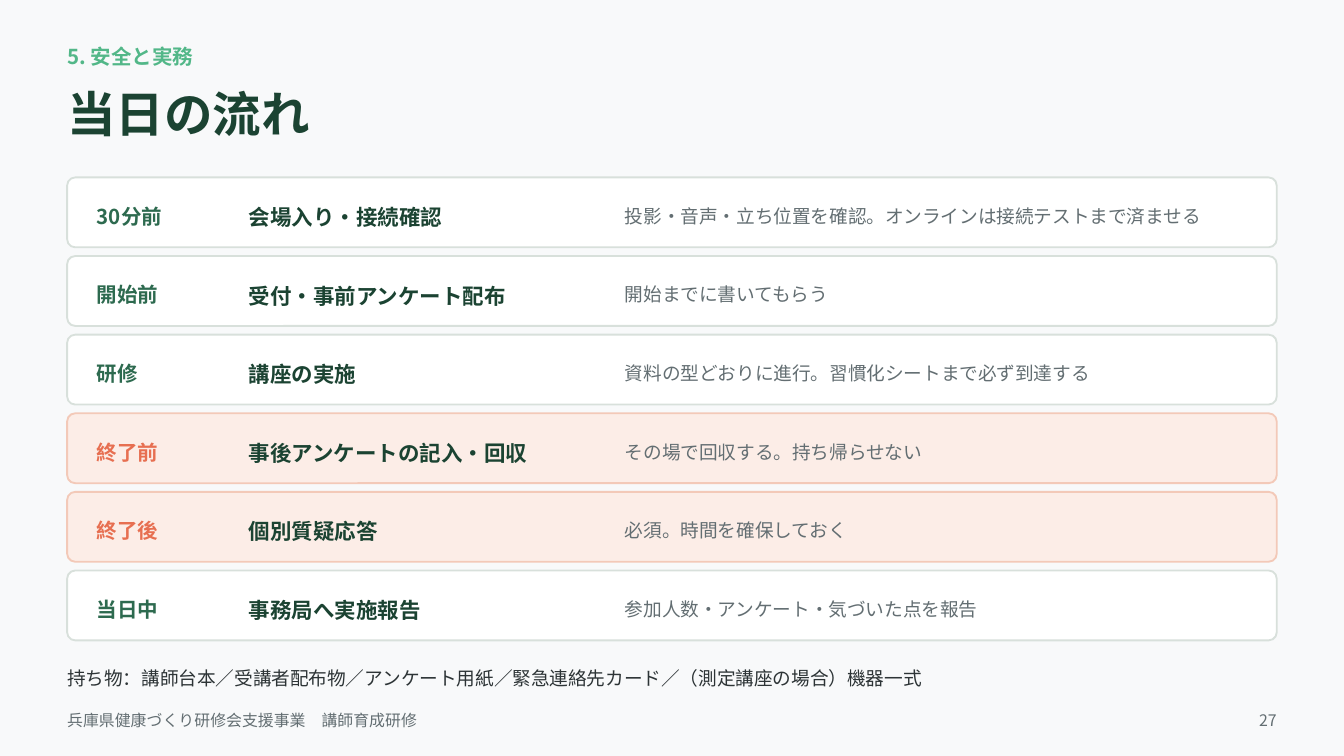
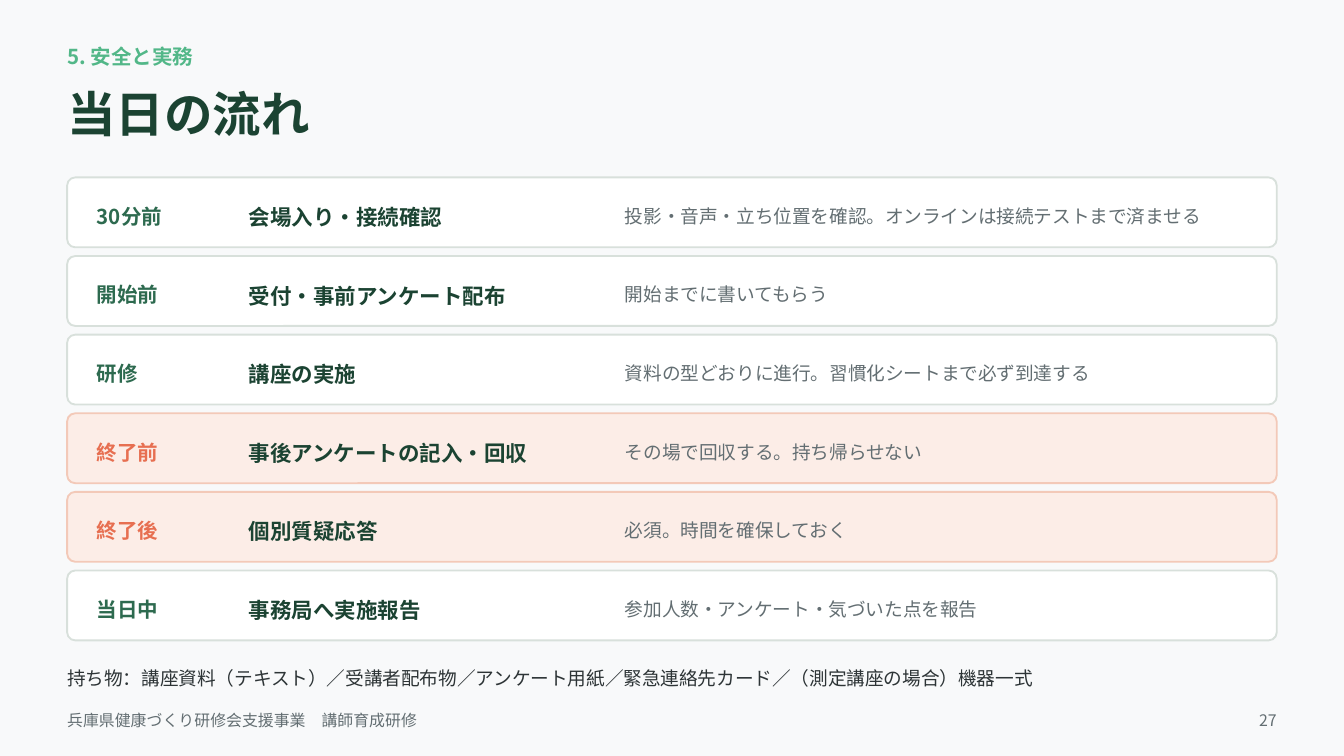
Before and after one commit to flashpapa4/hyogo-kenkou-site, a slide deck: slide 27 of docs/講師育成研修_90分_研修資料.pptx. Drawn at 1344x756 pixels with LibreOffice and Linux fonts; fonts in the diff are those of the drawing. Boxes give left, top, right and bottom in pixels: in the first picture for what was removed or moved away, otherwise in the second. Text is boxed around its words. In the diff, an @@ line names an element or a change of style, - is before the commit and + after.

```diff
--- a/docs/講師育成研修_90分_研修資料.pptx
+++ b/docs/講師育成研修_90分_研修資料.pptx
@@ text at (67,669,1033,687): text changed @@
-持ち物：講師台本／受講者配布物／アンケート用紙／緊急連絡先カード／（測定講座の場合）機器一式
+持ち物：講座資料（テキスト）／受講者配布物／アンケート用紙／緊急連絡先カード／（測定講座の場合）機器一式
```
Also in this commit, not shown: 9 other slides changed, 4 other files.
